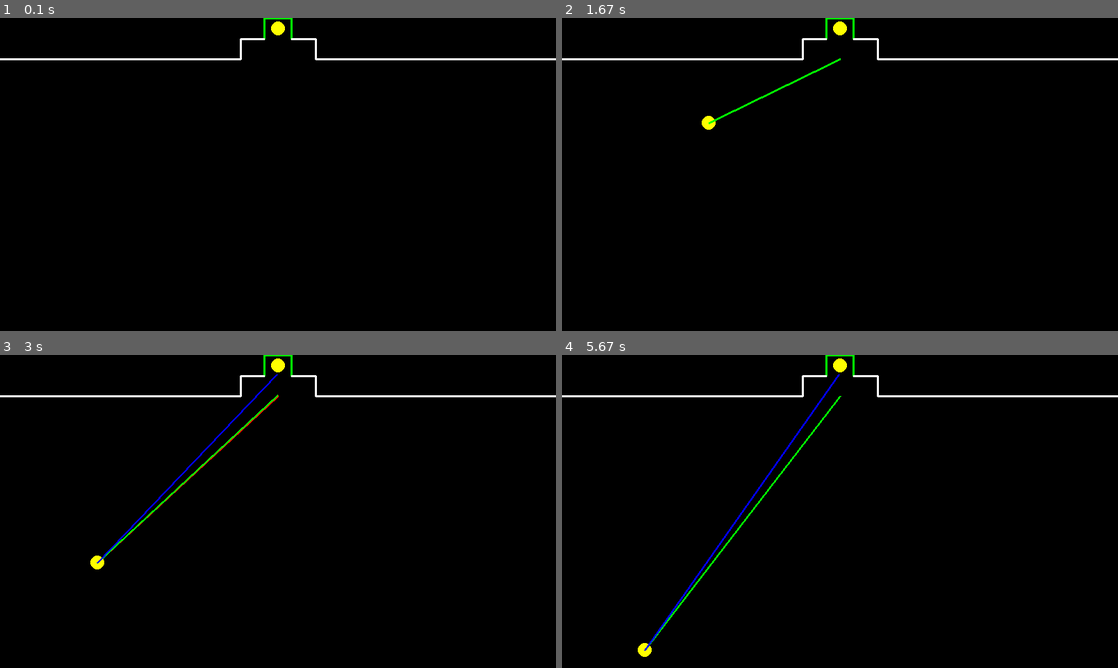
Above: before the commit, frames 1-4 (two rows, left to right).
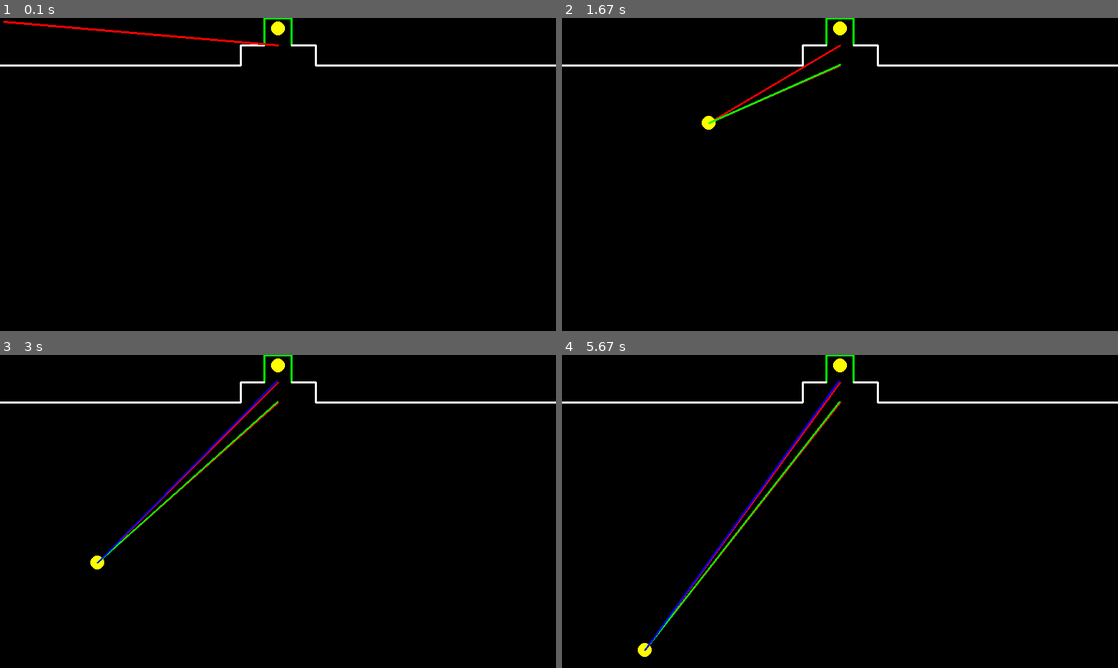
Above: after the commit, the same moments.

Repository: mattstewie068/Path-Spline-Generator
Game: pygame game, started from goal_angle_compensation_visualizer.py
Same seed, same stepped clock (60 frames per second), same inputs: the game is played once before the commit and once after it.
Inputs (mouse positions are in pixels of both pictures, inside the frame that each line leads up to):
- Up to frame 1 (0.1 s): no input
- Up to frame 2 (1.67 s): click (840, 190) at 0.38 s; click (895, 268) at 0.72 s; click (1045, 312) at 1.05 s; click (706, 121) at 1.38 s
- Up to frame 3 (3 s): click (278, 570) at 1.72 s; click (200, 458) at 2.05 s; click (472, 617) at 2.38 s; click (100, 561) at 2.72 s
- Up to frame 4 (5.67 s): click (678, 461) at 3.05 s; click (706, 589) at 3.38 s; click (1040, 608) at 3.72 s; click (673, 655) at 4.05 s; click (667, 549) at 4.38 s; click (873, 624) at 4.72 s; click (940, 642) at 5.05 s; click (645, 649) at 5.38 s

The runs differ from the first frame. In frame 1, 1.6% of the frame differs, in the area x 0-100%, y 0-16%; in frame 2, 1.7%; in frame 3, 2.3%; in frame 4, 2.5%, in the area x 0-100%, y 6-93%.

Commit message:
baseline

Diff:
--- a/My_Functions.py
+++ b/My_Functions.py
@@ -27,9 +27,9 @@
 
 def distance(point1, point2):
     """Calculates distance between two specified points [x1,y1] and [x2,y2]"""
-    displacementx = point1[0]-point2[0]
-    displacementy = point1[1]-point2[1]
-    return math.sqrt((displacementx**2)+(displacementy**2))
+    displacementx = point1[0] - point2[0]
+    displacementy = point1[1] - point2[1]
+    return math.sqrt((displacementx**2) + (displacementy**2))
 
 
 def cursor_angle_to_point(pointposition):
@@ -41,6 +41,14 @@
     return cc.convert_c_to_p(relmousepos)[1]
 
 
+def angle_between_points(point1, point2):
+    """returns the angle that the mouse cursor has to a specified point"""
+    relmouseposx = point2[0] - point1[0]
+    relmouseposy = point2[1] - point1[1]
+    relmousepos = [relmouseposx, relmouseposy]
+    return cc.convert_c_to_p(relmousepos)[1]
+
+
 def addline(screen, point1, point2, color=CL.RED, linewidth=2):
     """draws line on specified screen between two points with a given color and linewidth"""
     pygame.draw.line(screen, color, point1.pointpos, point2.pointpos, linewidth)
@@ -48,8 +56,8 @@
 
 def rectcenter(desiredcenter, rectwidth, rectheight):
     """Calculates where the corner of a rectangle should be given the desired center pt and size"""
-    recttransx = int(desiredcenter[0]-(rectwidth/2))
-    recttransy = int(desiredcenter[1]-(rectheight/2))
+    recttransx = int(desiredcenter[0] - (rectwidth / 2))
+    recttransy = int(desiredcenter[1] - (rectheight / 2))
     return recttransx, recttransy
 
 
@@ -82,7 +90,7 @@
 
 def duplicatept(lists):
     """compares consequative values in a list and returns true if there are any duplicate points"""
-    for points in range(len(lists)-1):
-        if lists[points] == lists[points+1]:
+    for points in range(len(lists) - 1):
+        if lists[points] == lists[points + 1]:
             return True
     return False
--- a/goal_angle_compensation_visualizer.py
+++ b/goal_angle_compensation_visualizer.py
@@ -12,14 +12,14 @@
 
 zoom_factor = 3
 
-TOP_TO_GOAL = 30
+TOP_TO_GOAL = 39
 OUTER_GOAL_WIDTH = 36 * zoom_factor
 INNER_GOAL_WIDTH = 13 * zoom_factor
 GOAL_DEPTH = 29
 BALL_SIZE = 7 * zoom_factor
 
-OUTER_GOAL_CENTER = [int(SCREENWIDTH / 2), (TOP_TO_GOAL + GOAL_DEPTH)]
-INNER_GOAL_CENTER = [int(SCREENWIDTH / 2), TOP_TO_GOAL]
+OUTER_GOAL_CENTER = [(SCREENWIDTH / 2), (TOP_TO_GOAL + GOAL_DEPTH)]
+INNER_GOAL_CENTER = [(SCREENWIDTH / 2), TOP_TO_GOAL]
 
 # setting up inner goal size
 inner_start_pos = int((SCREENWIDTH / 2) - (0.5 * INNER_GOAL_WIDTH))
@@ -64,9 +64,6 @@
     return angle_a
 
 
-Triangle_solver(29, 144, 100)
-
-
 clock = pygame.time.Clock()
 screen = pygame.display.set_mode(WINDOWSIZE)
 
@@ -87,7 +84,11 @@
     pygame.draw.circle(screen, CL.YELLOW, (int(SCREENWIDTH / 2), 15), int((BALL_SIZE) / 2))
 
     theta = (My_Functions.cursor_angle_to_point(OUTER_GOAL_CENTER) + 180) % 360
-    print(theta)
+
+    # for debugging only
+    innertheta = (My_Functions.angle_between_points(mousepos, INNER_GOAL_CENTER)) % 360
+    angle_to_inner_difference = theta - innertheta
+    # print(angle_to_inner_difference)
 
     distance = My_Functions.distance(mousepos, OUTER_GOAL_CENTER)
     # print(distance)
@@ -95,24 +96,24 @@
     distance_to_inner = My_Functions.distance(mousepos, INNER_GOAL_CENTER)
     # print(My_Functions.cursor_angle_to_point(OUTER_GOAL_CENTER))
 
+    pygame.draw.line(screen, CL.RED, mousepos, INNER_GOAL_CENTER, 3)
+
     if theta >= 180 and theta <= 360:
         # draw line from mouse to outer goal center
         pygame.draw.line(screen, CL.RED, mousepos, OUTER_GOAL_CENTER, 3)
         pygame.draw.circle(screen, CL.YELLOW, mousepos, int((BALL_SIZE) / 2))
 
-    if theta >= 195 and theta <= 345:
-        pygame.draw.line(screen, CL.GREEN, mousepos, (cc.convert_p_to_c(mousepos, distance, theta)),
-                         3)  # draw line from mouse at angle and distance
+    if theta >= 192 and theta <= 348:
+        pygame.draw.line(screen, CL.GREEN, mousepos, (cc.convert_p_to_c(mousepos, distance, theta)), 3)
+        # draw line from mouse at angle and distance
 
     if theta >= 220 and theta <= 270:
         new_angle = Triangle_solver(GOAL_DEPTH, distance, theta + 90)
-        # print(new_angle)
         pygame.draw.line(screen, CL.BLUE, mousepos, (cc.convert_p_to_c(
             mousepos, distance_to_inner, new_angle + theta)), 3)
 
     if theta >= 270 and theta <= 325:
         new_angle = -Triangle_solver(GOAL_DEPTH, distance, theta + 90)
-        # print(new_angle)
         pygame.draw.line(screen, CL.BLUE, mousepos, (cc.convert_p_to_c(
             mousepos, distance_to_inner, new_angle + theta)), 3)
 
